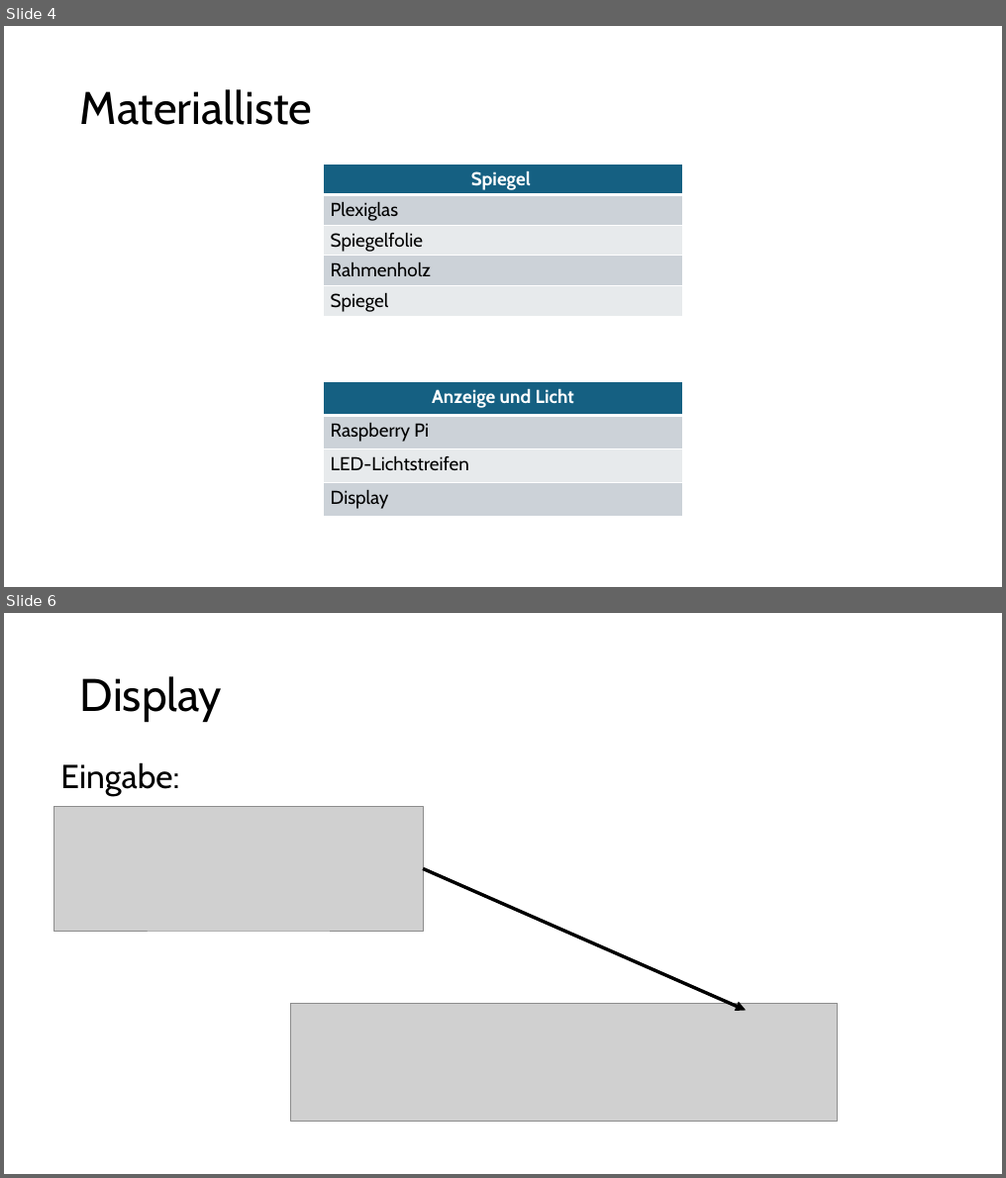
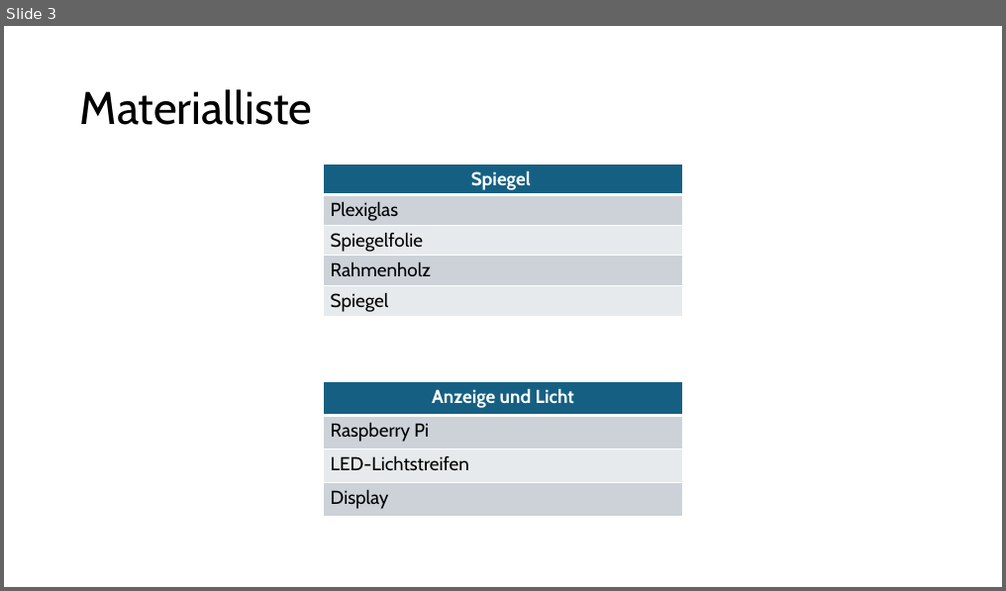
Before and after one commit to leo2619/Infinity_mirror, a slide deck: Infinity Spiegel.pptx. Shown one above the other, each under a label of ours: slides 4 and 6 before the commit, slide 3 after it; the slides between them are not shown. The pictures are 1006x1178 and 1006x591 pixels, drawn with LibreOffice and Linux fonts; fonts in the diff are those of the drawing; grey boxes stand for pictures. Boxes give left, top, right and bottom in pixels: in the first picture for what was removed or moved away, otherwise in the second. Text is boxed around its words. In the diff, an @@ line names an element or a change of style, - is before the commit and + after.

```diff
--- a/Infinity Spiegel.pptx
+++ b/Infinity Spiegel.pptx
@@ slide 6 removed at (4,613,1002,1174), background #FFFFFF @@
@@ title removed at (80,676,222,722) @@
-Display
@@ text removed at (60,762,179,796) @@
-Eingabe:
@@ picture removed at (54,807,423,931) @@
@@ arrow removed from (423, 869) to (746, 1011) @@
@@ picture removed at (291,1004,838,1121) @@
@@ what was slide 4 is now slide 3 @@
```
Also in this commit, not shown: 3 slides changed, 4 slides added, 1 other slide removed.
